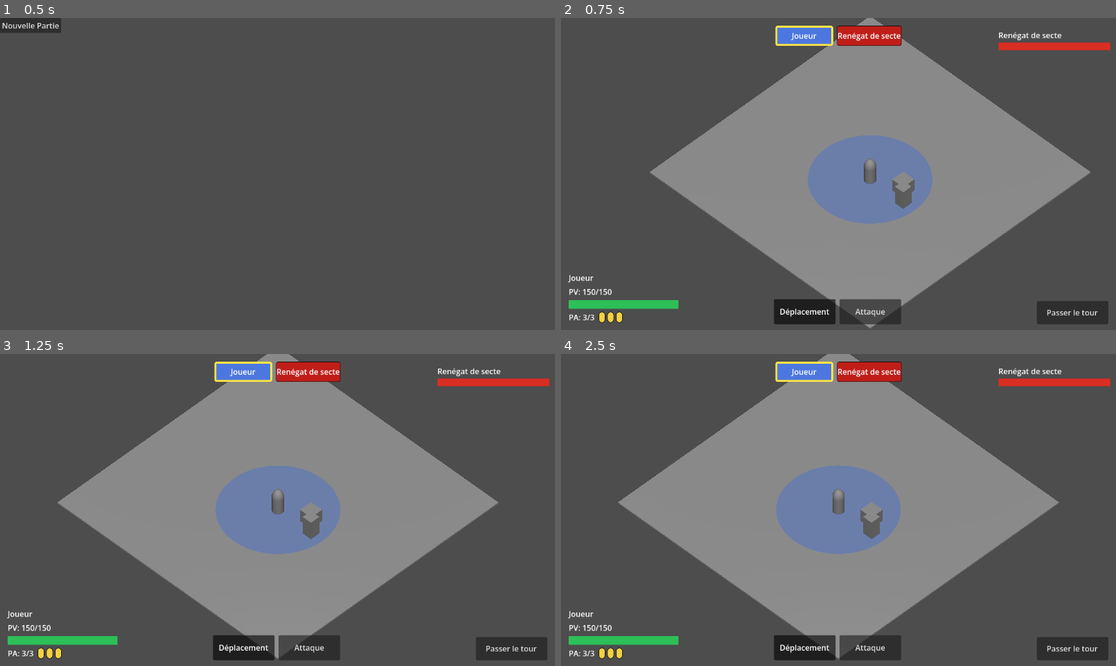
Above: before the commit, frames 1-4 (two rows, left to right).
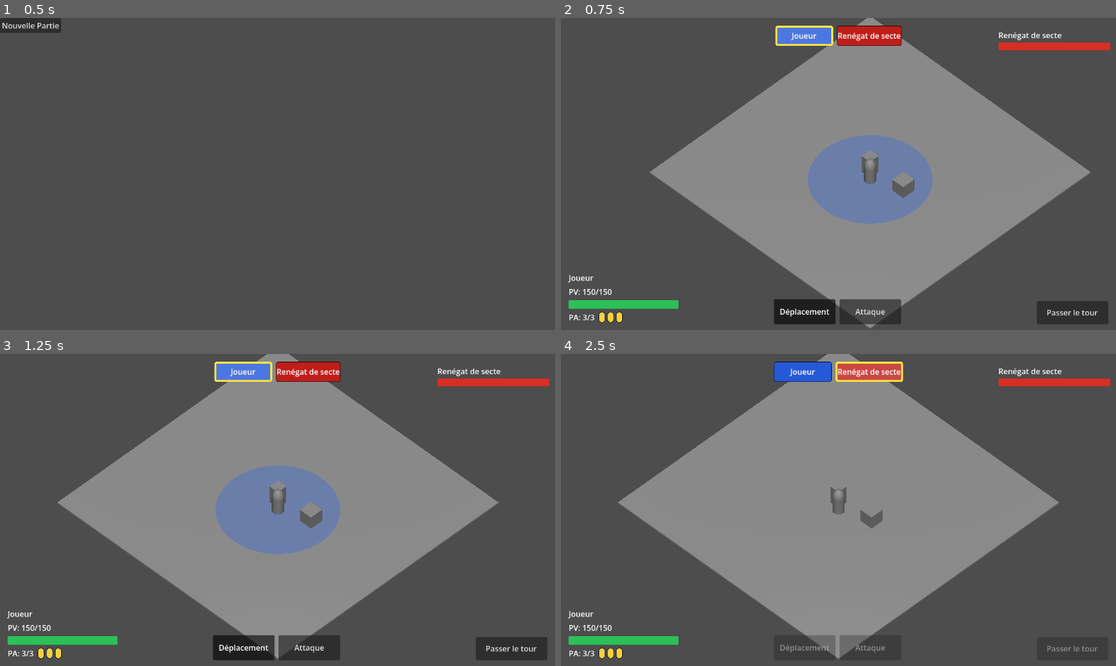
Above: after the commit, the same moments.

Repository: sillpct/lagoutte
Game: Godot game, scene res://scenes/main/main.tscn
The game is run twice, just before and just after one commit, with the same random seed, the same clock (stepped at 60 frames per second) and the same inputs.
Inputs (mouse positions are in pixels of both pictures, inside the frame that each line leads up to):
- Up to frame 1 (0.5 s): no input
- Up to frame 2 (0.75 s): click "Nouvelle Partie" at 0.5 s
- Up to frame 3 (1.25 s): no input
- Up to frame 4 (2.5 s): tap Enter (ui_accept) at 1.25, 1.52, 2, 2.27 s; move the mouse to (960, 494) at 1.27 s; hold Right (ui_right) 1.28-2.03 s; hold T (end_turn) 1.28-2.03 s; click (960, 494) at 1.42 s; move the mouse to (727, 525) at 2.02 s; hold Down (ui_down) from 2.03 s (still down); tap E (interact) at 2.1 s; click (727, 525) at 2.17 s

Frame 1 is identical in both runs. In frame 2, 0.2% of the frame differs, in the area x 54-64%, y 42-62%; in frame 3, 0.2%; in frame 4, 7.1%, in the area x 38-97%, y 2-98%.
Error after the commit: Parse Error: Could not find type "WorldMouseQuery" in the current scope. (res://scenes/combat/combat_attack.gd:11)

Commit message:
Update combat_attack.gd

Diff:
--- a/scenes/combat/combat_attack.gd
+++ b/scenes/combat/combat_attack.gd
@@ -8,17 +8,15 @@
 @export var combat_manager: CombatManager
 @export var combat_movement: CombatMovement
 @export var active_unit: Node3D
-## Dette temporaire : l'attaque lit la cible déjà détectée par l'UI de survol.
-## À remplacer plus tard par un service neutre WorldMouseQuery partagé par l'UI et le combat.
-@export var unit_hover_ui: UnitHoverUI
+@export var world_mouse_query: WorldMouseQuery
 
 func _ready() -> void:
-	if grid == null or combat_manager == null or combat_movement == null or active_unit == null or unit_hover_ui == null:
-		push_warning("CombatAttack a besoin d'une grille, d'un manager, du mouvement, d'une unité active et de l'UI de survol.")
+	if grid == null or combat_manager == null or combat_movement == null or active_unit == null or world_mouse_query == null:
+		push_warning("CombatAttack a besoin d'une grille, d'un manager, du mouvement, d'une unité active et du service WorldMouseQuery.")
 		return
 
 func _unhandled_input(event: InputEvent) -> void:
-	if grid == null or combat_manager == null or combat_movement == null or active_unit == null or unit_hover_ui == null:
+	if grid == null or combat_manager == null or combat_movement == null or active_unit == null or world_mouse_query == null:
 		return
 	if combat_manager.combat_over:
 		return
@@ -40,12 +38,12 @@
 func is_attack_mode_active() -> bool:
 	return combat_movement != null and combat_movement.is_attack_mode_active()
 
-func try_player_attack_from_mouse(mouse_position: Vector2) -> void:
+func try_player_attack_from_mouse(_mouse_position: Vector2) -> void:
 	if combat_manager.combat_over:
 		return
 
-	var clicked_world_position := combat_movement.get_world_position_from_mouse(mouse_position)
-	if clicked_world_position == CombatMovement.INVALID_WORLD_POSITION:
+	var clicked_world_position := world_mouse_query.get_ground_point()
+	if clicked_world_position == WorldMouseQuery.INVALID_WORLD_POSITION:
 		return
 
 	var target := _get_hovered_valid_target()
@@ -132,7 +130,7 @@
 	return true
 
 func _get_hovered_valid_target() -> Node3D:
-	var target := unit_hover_ui.hovered_unit
+	var target := world_mouse_query.get_hovered_unit()
 	if target == null or not is_instance_valid(target):
 		return null
 	if target == active_unit:
